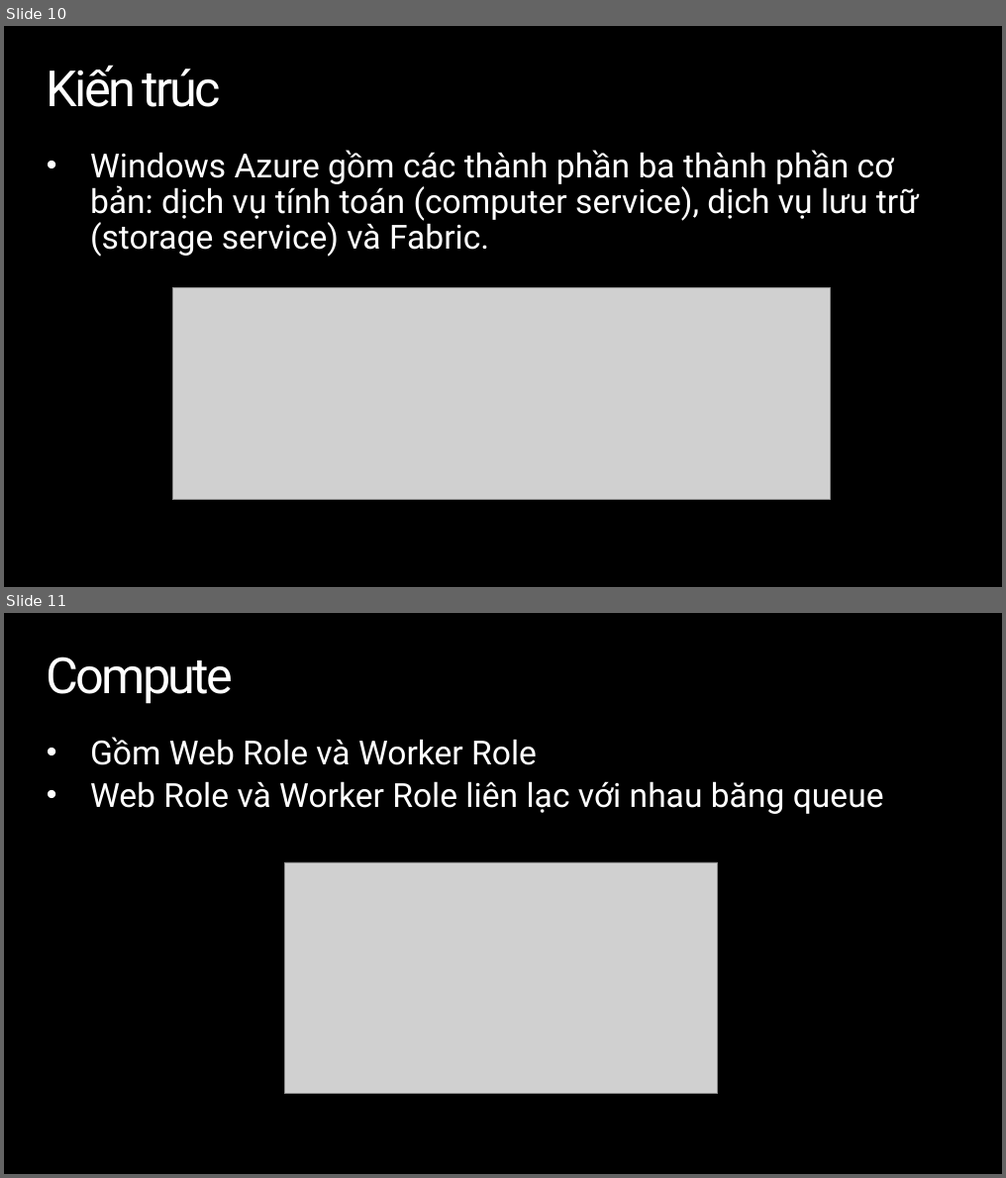
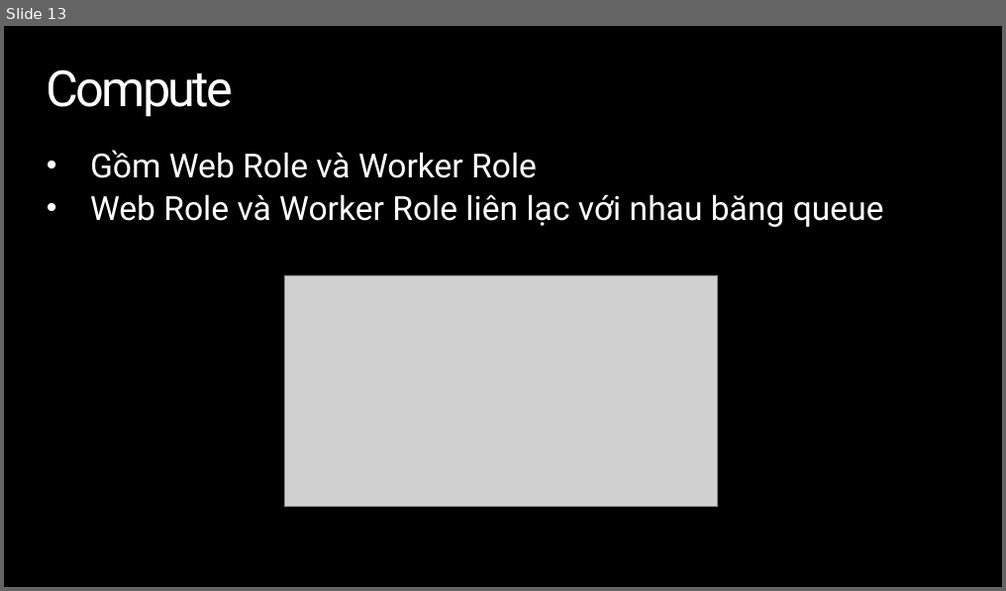
Before and after one commit to tiendv/contactbook, a slide deck: Project_Management/Báo cáo khóa luận/Presentation.pptx. Shown one above the other, each under a label of ours: slides 10 and 11 before the commit, slide 13 after it. The pictures are 1006x1178 and 1006x591 pixels, drawn with LibreOffice and Linux fonts; fonts in the diff are those of the drawing; grey boxes stand for pictures; background and template pictures are left out. Boxes give left, top, right and bottom in pixels: in the first picture for what was removed or moved away, otherwise in the second. Text is boxed around its words. In the diff, an @@ line names an element or a change of style, - is before the commit and + after.

```diff
--- a/Project_Management/Báo cáo khóa luận/Presentation.pptx
+++ b/Project_Management/Báo cáo khóa luận/Presentation.pptx
@@ slide 10 removed at (4,26,1002,587), background picture (left out) @@
@@ title removed at (47,65,221,107) @@
-Kiến trúc
@@ text removed at (90,150,919,257) @@
-• Windows Azure gồm các thành phần ba thành phần cơ bản: dịch vụ tính toán (computer service), dịch vụ lưu trữ (storage service) và Fabric.
@@ picture removed at (172,288,831,500) @@
@@ what was slide 11 is now slide 13 @@
```
Also in this commit, not shown: 9 slides changed, 10 slides added, 4 other slides removed.
